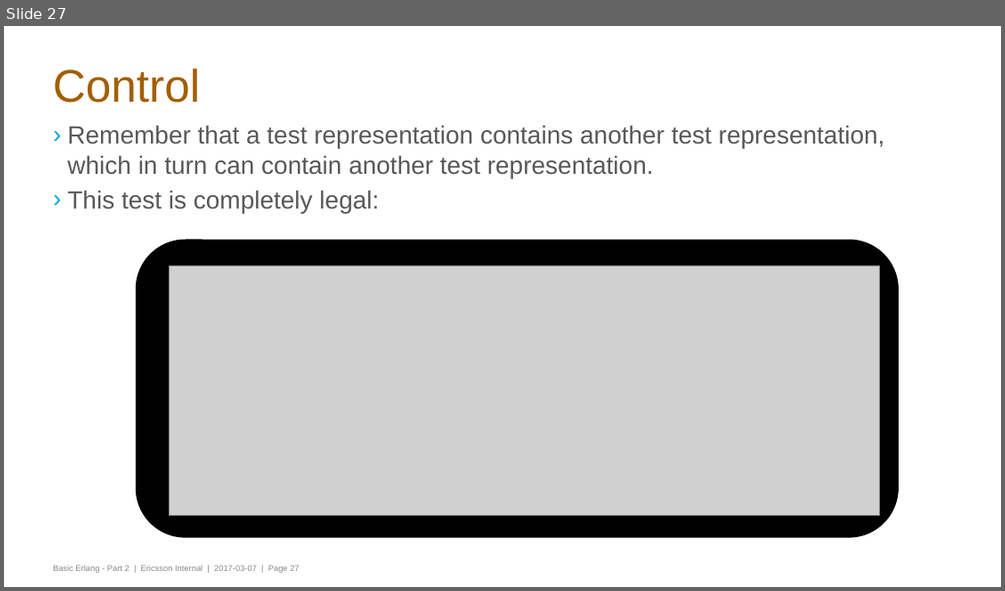
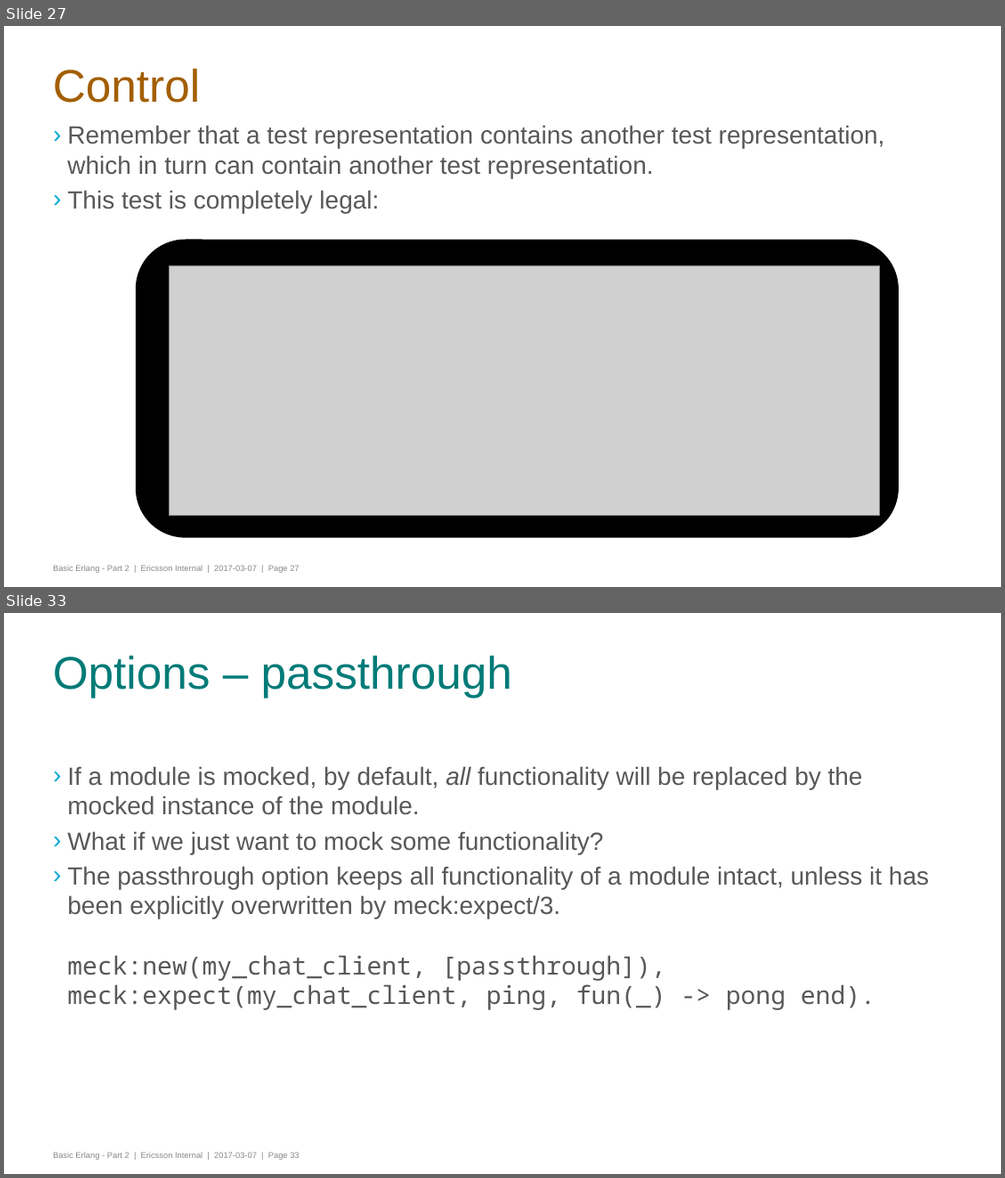
Before and after one commit to gwaerondor/unit_testing_in_erlang, a slide deck: basic_erlang_4/presentation/erlang_part_4_testing.pptx. Shown one above the other, each under a label of ours: slide 27 before the commit, slides 27 and 33 after it; the slides between them are not shown. The pictures are 1005x591 and 1005x1178 pixels, drawn with LibreOffice and Linux fonts; fonts in the diff are those of the drawing; grey boxes stand for pictures; background and template pictures are left out. Boxes give left, top, right and bottom in pixels: in the first picture for what was removed or moved away, otherwise in the second. Text is boxed around its words. In the diff, an @@ line names an element or a change of style, - is before the commit and + after.

Commit message:
Updates presentation with some meck stuff

```diff
--- a/basic_erlang_4/presentation/erlang_part_4_testing.pptx
+++ b/basic_erlang_4/presentation/erlang_part_4_testing.pptx
@@ slide 33 added at [4,613,1001,1174], background #FFFFFF; not listed: 1 template element that a slide beside it also shows @@
@@ title added at [53,655,512,698], 44 pt, text #007B78 @@
+Options – passthrough
@@ text added at [67,766,929,1010], 24 pt, text #58585A @@
+› If a module is mocked, by default, all functionality will be replaced by the mocked instance of the module.
+› What if we just want to mock some functionality?
+› The passthrough option keeps all functionality of a module intact, unless it has been explicitly overwritten by meck:expect/3.
+  meck:new(my_chat_client, [passthrough]),
+  meck:expect(my_chat_client, ping, fun(_) -> pong end).
```
Also in this commit, not shown: 1 slide changed, 5 other slides added.
